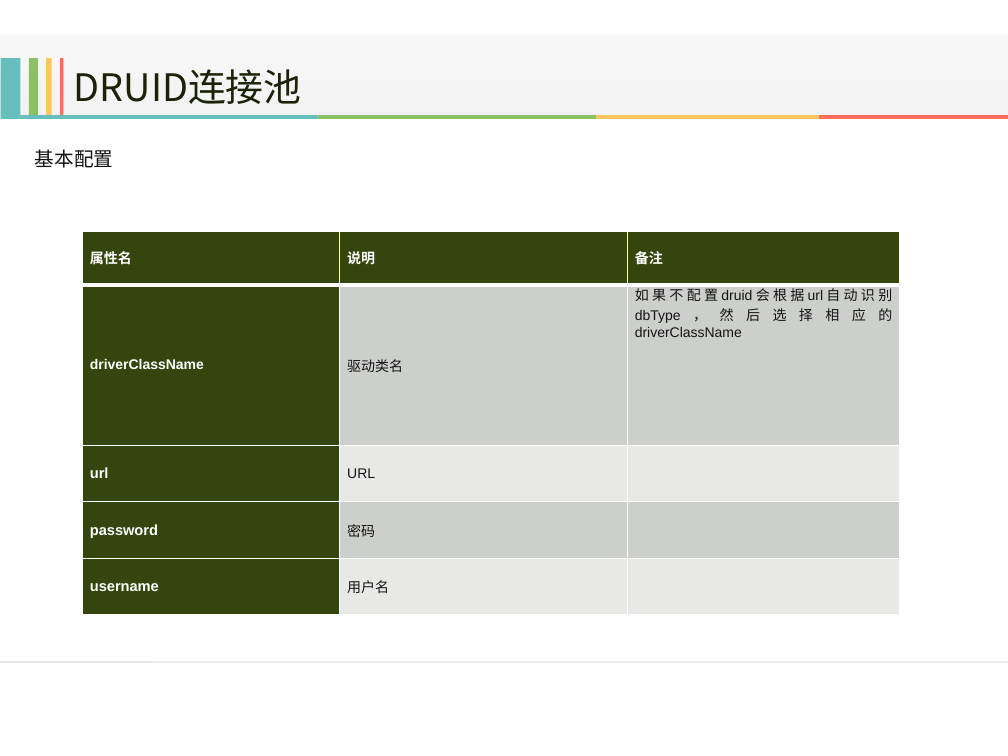
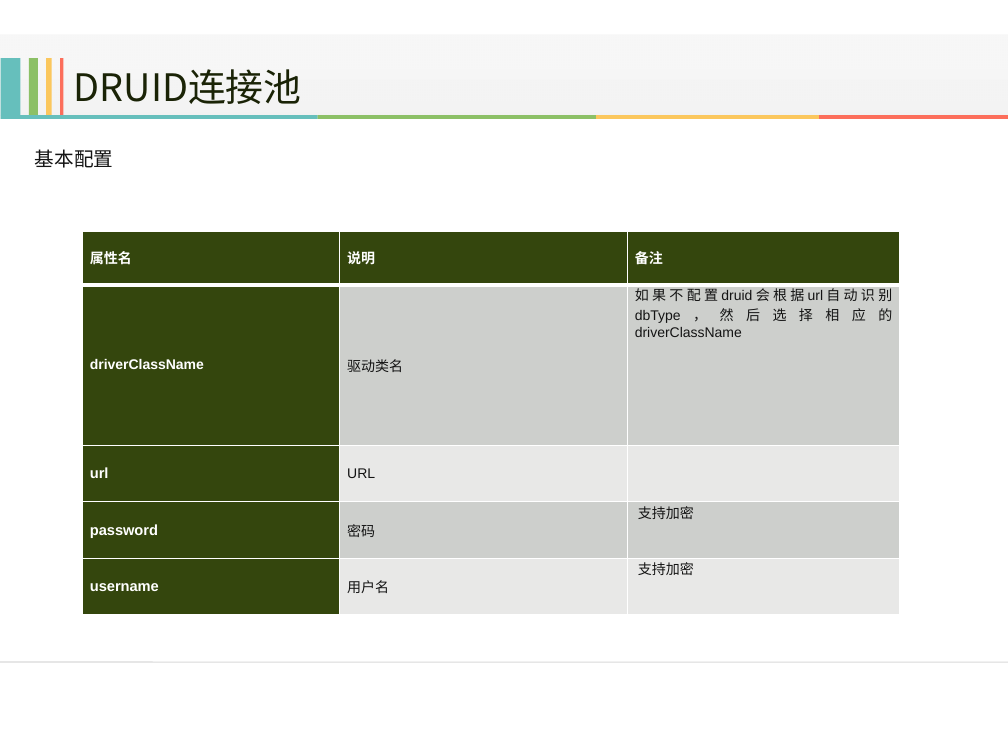
Before and after one commit to starskys/connectionPooltest, a slide deck: slide 30 of 连接池演示文档.pptx. Drawn at 1008x756 pixels with LibreOffice and Linux fonts; fonts in the diff are those of the drawing; background and template pictures are left out. Boxes give left, top, right and bottom in pixels: in the first picture for what was removed or moved away, otherwise in the second. Text is boxed around its words. In the diff, an @@ line names an element or a change of style, - is before the commit and + after.

```diff
--- a/连接池演示文档.pptx
+++ b/连接池演示文档.pptx
@@ table at box(83, 231, 899, 614) @@
-row 4, column 3: 
+row 4, column 3: 支持加密
-row 5, column 3: 
+row 5, column 3: 支持加密
```
Also in this commit, not shown: 4 other slides changed.
